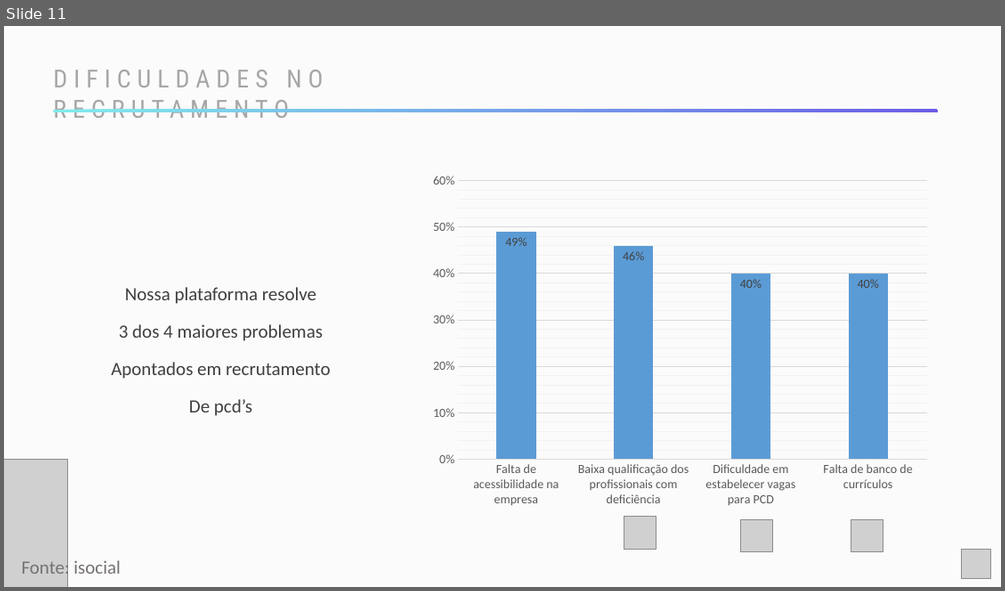
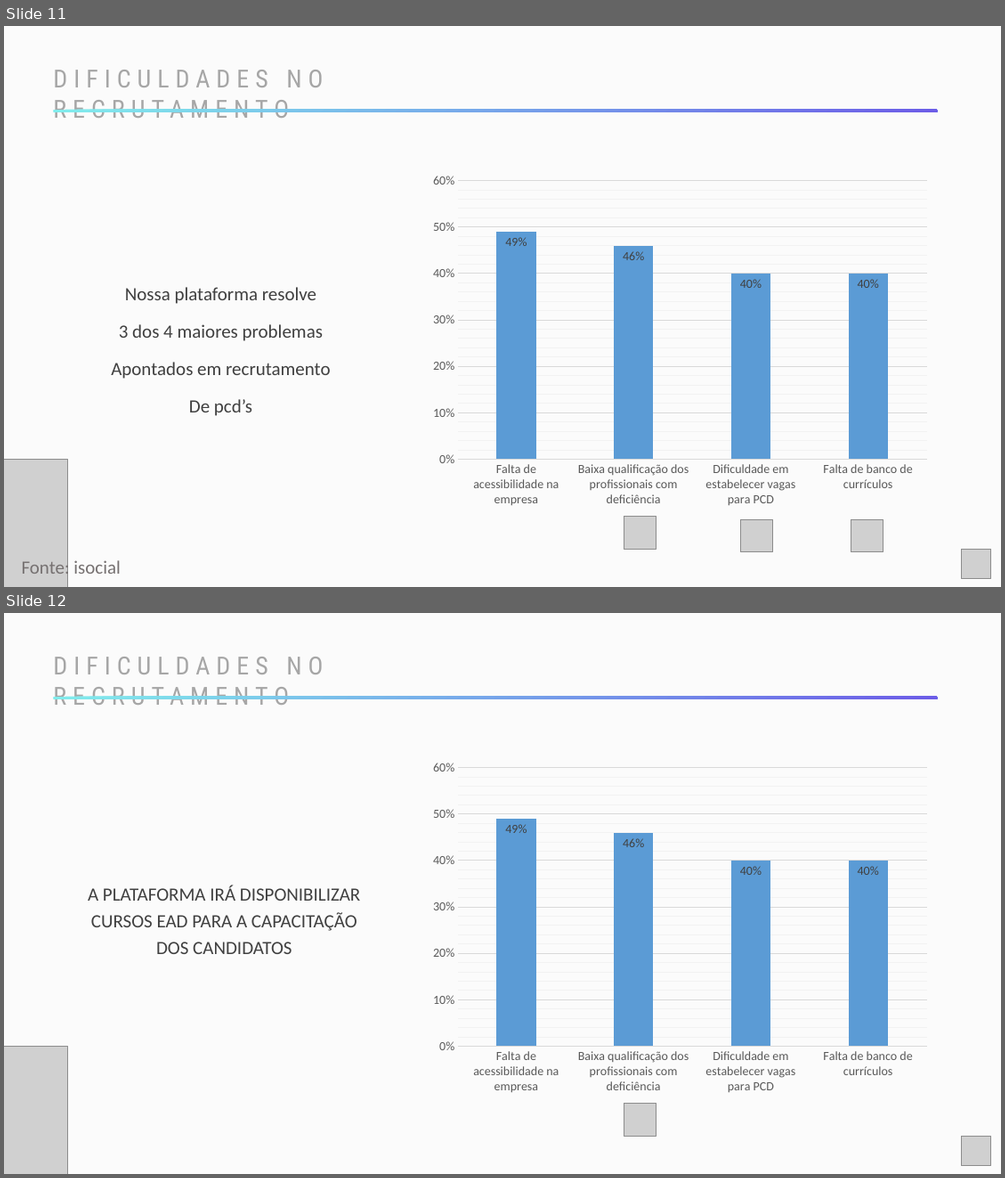
Before and after one commit to ismikeandrews/goodfit, a slide deck: pitch/pitch-next.pptx. Shown one above the other, each under a label of ours: slide 11 before the commit, slides 11 and 12 after it. The pictures are 1005x591 and 1005x1178 pixels, drawn with LibreOffice and Linux fonts; fonts in the diff are those of the drawing; grey boxes stand for pictures. Boxes give left, top, right and bottom in pixels: in the first picture for what was removed or moved away, otherwise in the second. Text is boxed around its words. In the diff, an @@ line names an element or a change of style, - is before the commit and + after.

```diff
--- a/pitch/pitch-next.pptx
+++ b/pitch/pitch-next.pptx
@@ slide 12 added at (x1=4, y1=613, x2=1001, y2=1174), background #FBFBFB @@
@@ text added at (x1=53, y1=657, x2=323, y2=705), 24 pt, text #A6A6A6 @@
+DIFICULDADES NO RECRUTAMENTO
@@ round diag rect added at (x1=53, y1=697, x2=938, y2=699), fill gradient #6C5CE7 to #81ECEC @@
@@ column chart added at (x1=423, y1=754, x2=938, y2=1101) @@
+categories: Falta de acessibilidade na empresa, Baixa qualificação dos profissionais com deficiência, Dificuldade em estabelecer vagas para PCD, Falta de banco de currículos
+Series 1: 0.49, 0.46, 0.4, 0.4
@@ text added at (x1=88, y1=885, x2=360, y2=954), 18 pt, text #404040 @@
+A PLATAFORMA IRÁ DISPONIBILIZAR CURSOS EAD PARA A CAPACITAÇÃO DOS CANDIDATOS
@@ picture added at (x1=4, y1=1046, x2=67, y2=1174) @@
@@ picture added at (x1=624, y1=1103, x2=657, y2=1135) @@
@@ picture added at (x1=961, y1=1135, x2=991, y2=1166) @@
```
Also in this commit, not shown: 5 slides changed, 3 other slides added, 2 slides removed.
